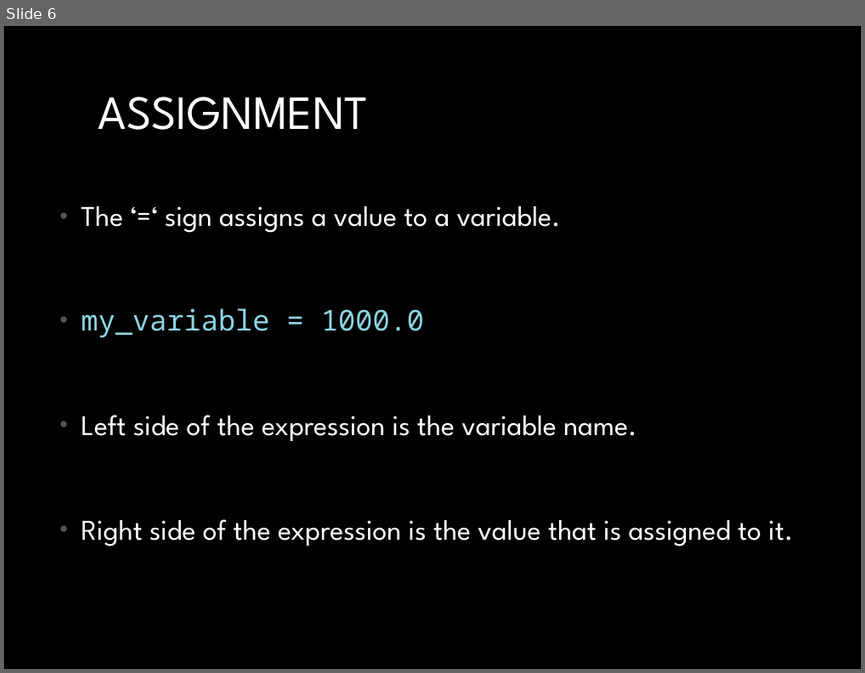
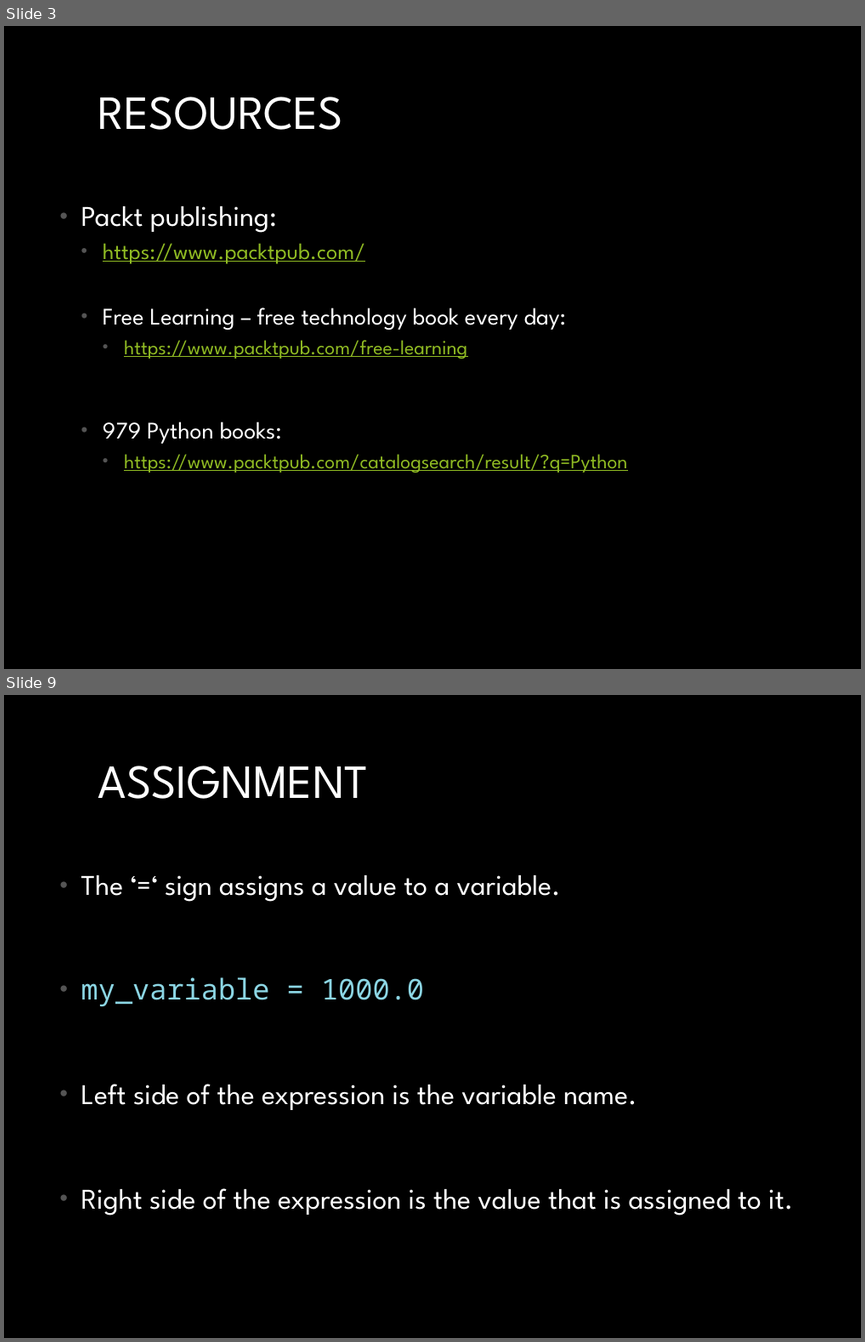
Before and after one commit to MichaelTroyer/Learning_Python_For_Fun_and_Profit, a slide deck: 2. Basics/Python_Basics.pptx. Shown one above the other, each under a label of ours: slide 6 before the commit, slides 3 and 9 after it; the slides between them are not shown. The pictures are 865x673 and 865x1342 pixels, drawn with LibreOffice and Linux fonts; fonts in the diff are those of the drawing. Boxes give left, top, right and bottom in pixels: in the first picture for what was removed or moved away, otherwise in the second. Text is boxed around its words. In the diff, an @@ line names an element or a change of style, - is before the commit and + after.

Commit message:
Updated Python Basics

```diff
--- a/2. Basics/Python_Basics.pptx
+++ b/2. Basics/Python_Basics.pptx
@@ slide 3 added at bbox=[4, 26, 861, 669], background #000000 @@
@@ title added at bbox=[98, 97, 343, 130], 40 pt, text #FFFFFF @@
+RESOURCES
@@ text added at bbox=[81, 206, 627, 472], 17 pt, text #90BB23, underline @@
+• Packt publishing:
+  • https://www.packtpub.com/
+  • Free Learning – free technology book every day:
+    • https://www.packtpub.com/free-learning
+  • 979 Python books:
+    • https://www.packtpub.com/catalogsearch/result/?q=Python
@@ what was slide 6 is now slide 9 @@
```
Also in this commit, not shown: 7 slides changed, 11 other slides added, 5 other files.
